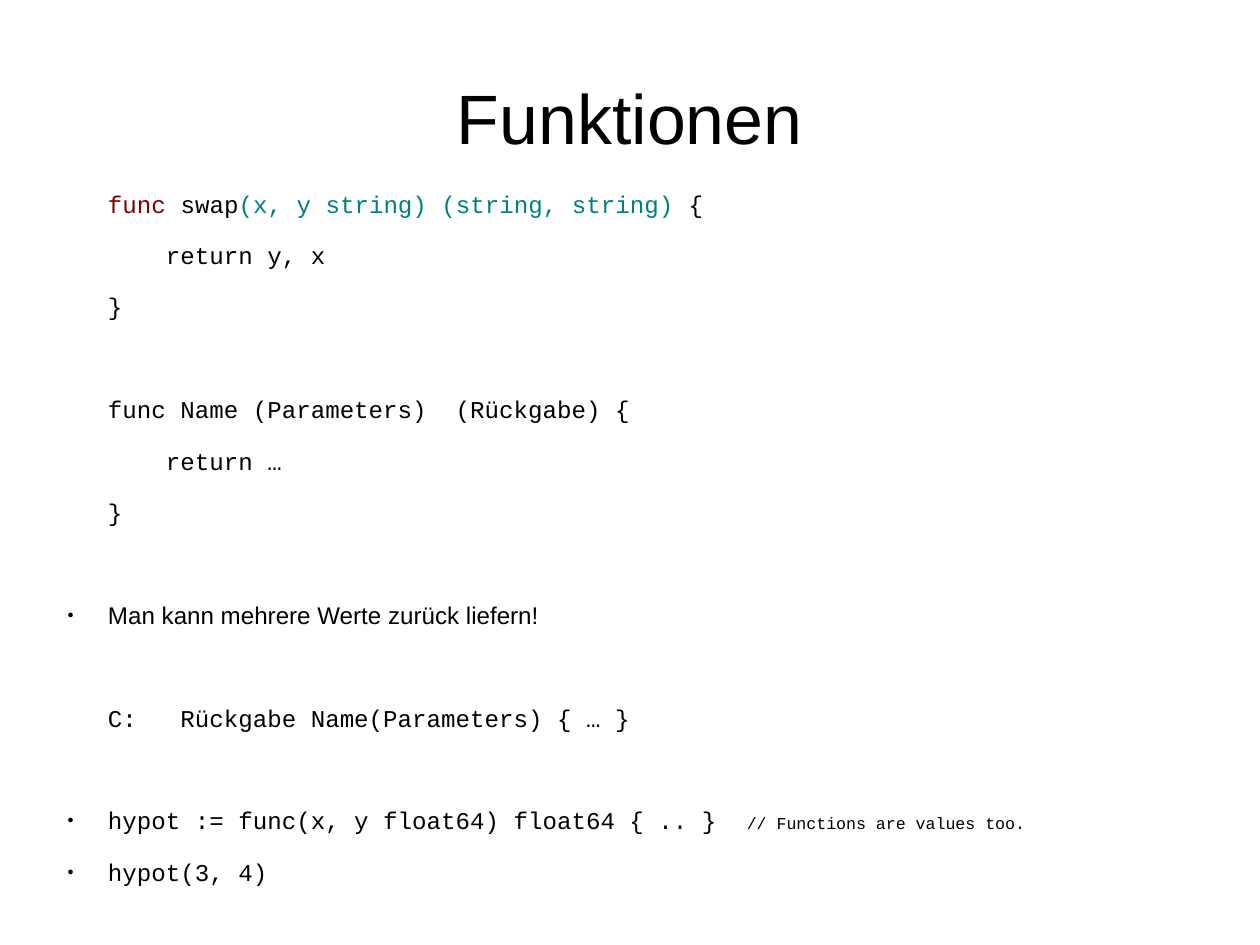
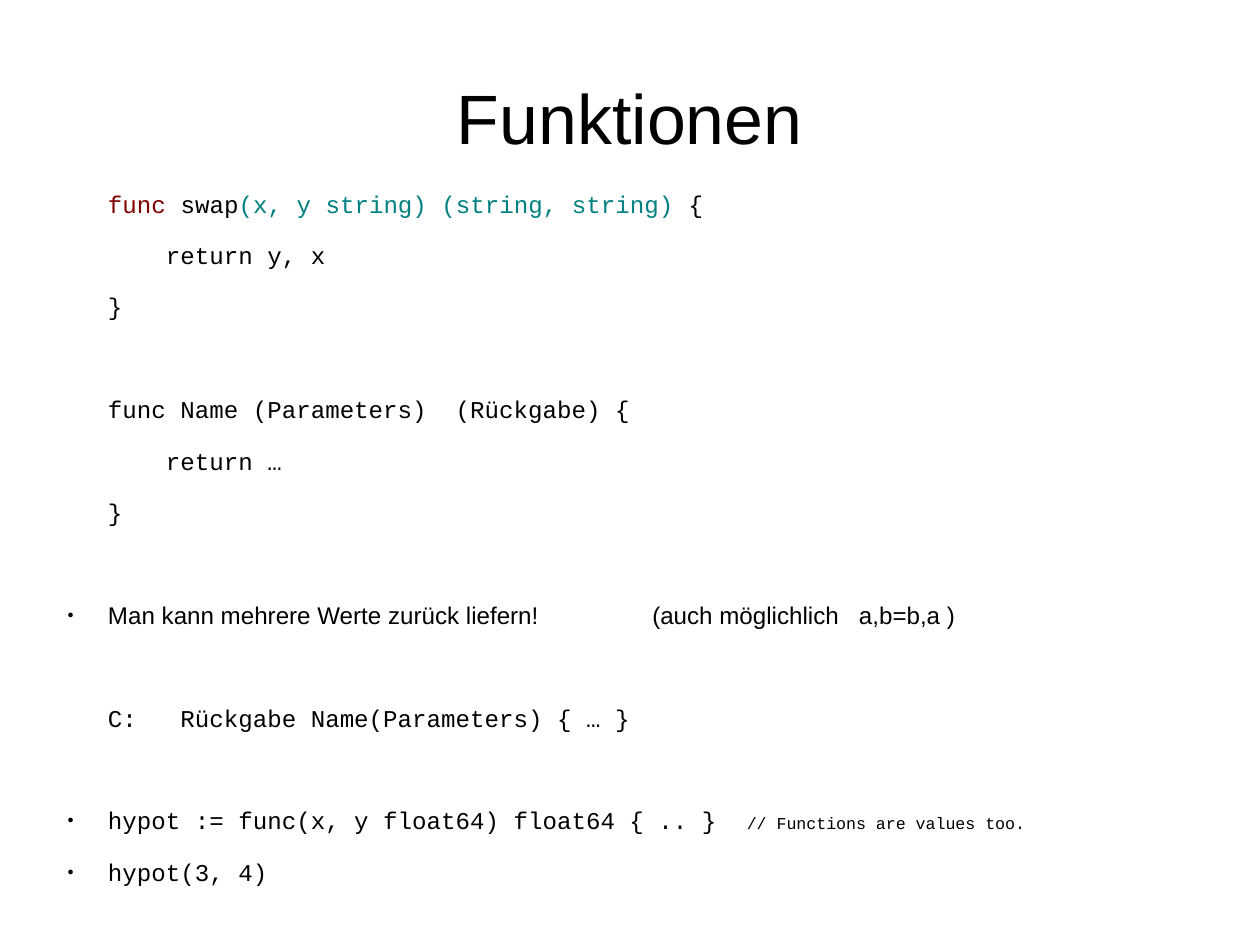
Before and after one commit to rayank77b/smallStuffs, a slide deck: slide 16 of programmierung/vortrag/golang.odp (slide 15 before the commit). Drawn at 1260x945 pixels with LibreOffice and Linux fonts; fonts in the diff are those of the drawing. Boxes give left, top, right and bottom in pixels: in the first picture for what was removed or moved away, otherwise in the second. Text is boxed around its words. In the diff, an @@ line names an element or a change of style, - is before the commit and + after.

```diff
--- a/programmierung/vortrag/golang.odp
+++ b/programmierung/vortrag/golang.odp
@@ text at bbox=[108, 606, 940, 629]: text changed @@
-● Man kann mehrere Werte zurück liefern!
+● Man kann mehrere Werte zurück liefern! (auch möglichlich a,b=b,a )
```
Also in this commit, not shown: 5 other slides changed, 1 slide added.
